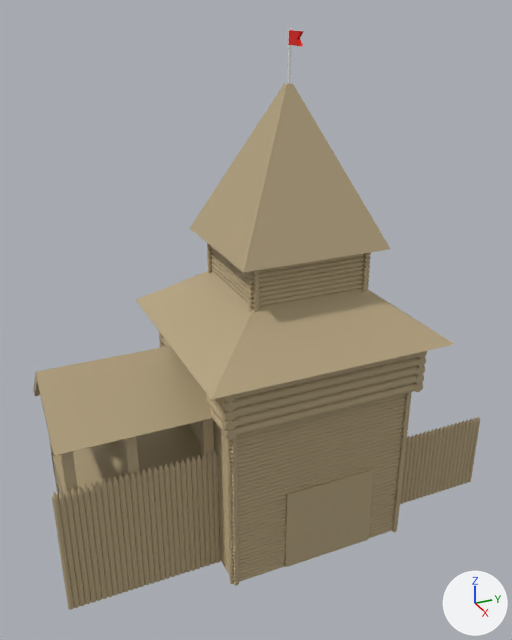
The glTF model big_grad_n.glb, before and after one commit.
The view is the same before and after, from a 50 mm lens placed at (25.1, -10.9, 23.3), pointed at (-0.6, 0.6, 10.5). Every picture has the same lights, and +X, +Y and +Z are marked at lower right. Vertices at the same position are counted once.

Objects in the first picture: 'Цилиндр.011'.
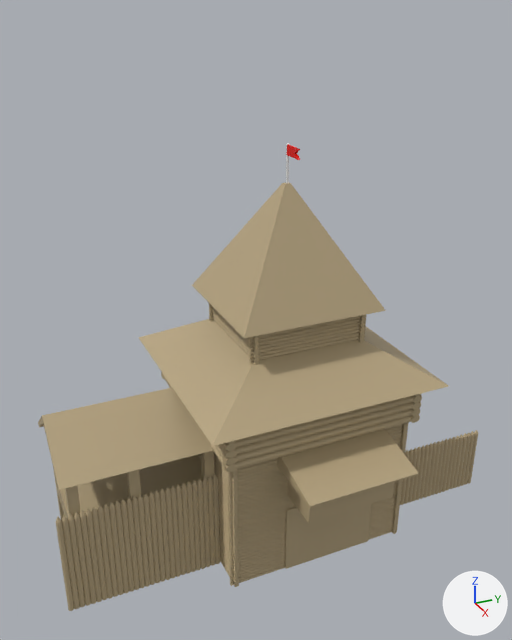
Pixel boxes [x1, y1, x2, y2] of what changed, in the pictures (512 x 640 px):
'Цилиндр.011', reshaped, moved, rescaled (19% shorter): before [33, 29, 480, 610]; after [38, 143, 478, 611]
part 1 of me_цилиндр_019, added: after [287, 481, 394, 523]
part 2 of me_цилиндр_019, added (beige): after [277, 429, 419, 508]

Patch to the scene script:
```diff
--- a/big_grad_n.glb.py
+++ b/big_grad_n.glb.py
@@ me_цилиндр_019 @@
 # used by ob_цилиндр_011; location = (0.0, 1.0, 5.0); rotation_euler = (1.571, 0.0, 0.0), in degrees (90, 0, 0); scale = (0.212, 0.206, 4.57)
-me_цилиндр_019.from_pydata(...)  # 22274 vertices, 44344 faces; spans x -25.9..21.1, y -24.0..83.4, z -2.4..2.2
+me_цилиндр_019.from_pydata(...)  # 22306 vertices, 44392 faces; spans x -33.9..29.2, y -24.0..83.4, z -2.4..2.2
+# me_цилиндр_019 part 1: a new loose piece, a box spanning x 15.53..24.94, y 0.0..9.7, z -0.72..0.15, in mat_материал_003 (beige #b8a681)
+# me_цилиндр_019 part 2
+# 8 vertices are added at x -33.9..29.2, y 9.7..14.5, z -0.8
+# 8 new vertices lie (0.0, 0.0, 1.1) away from vertices in x -33.9..29.2, y 9.7..14.5, z -0.8
+# 24 new faces join them, mat_материал_003 (beige #b8a681)
 me_цилиндр_019.materials.append(mat_материал_003)
@@ ob_цилиндр_011 @@
 ob_цилиндр_011 = bpy.data.objects.new('Цилиндр.011', me_цилиндр_019)
-ob_цилиндр_011.location = (0.0, 1.0, 5.0)
+ob_цилиндр_011.location = (0.0, 1.0, 4.0)
 ob_цилиндр_011.rotation_euler = (1.571, 0.0, 0.0)  # degrees (90, 0, 0)
-ob_цилиндр_011.scale = (0.212, 0.206, 4.57)
+ob_цилиндр_011.scale = (0.212, 0.168, 4.57)
```
